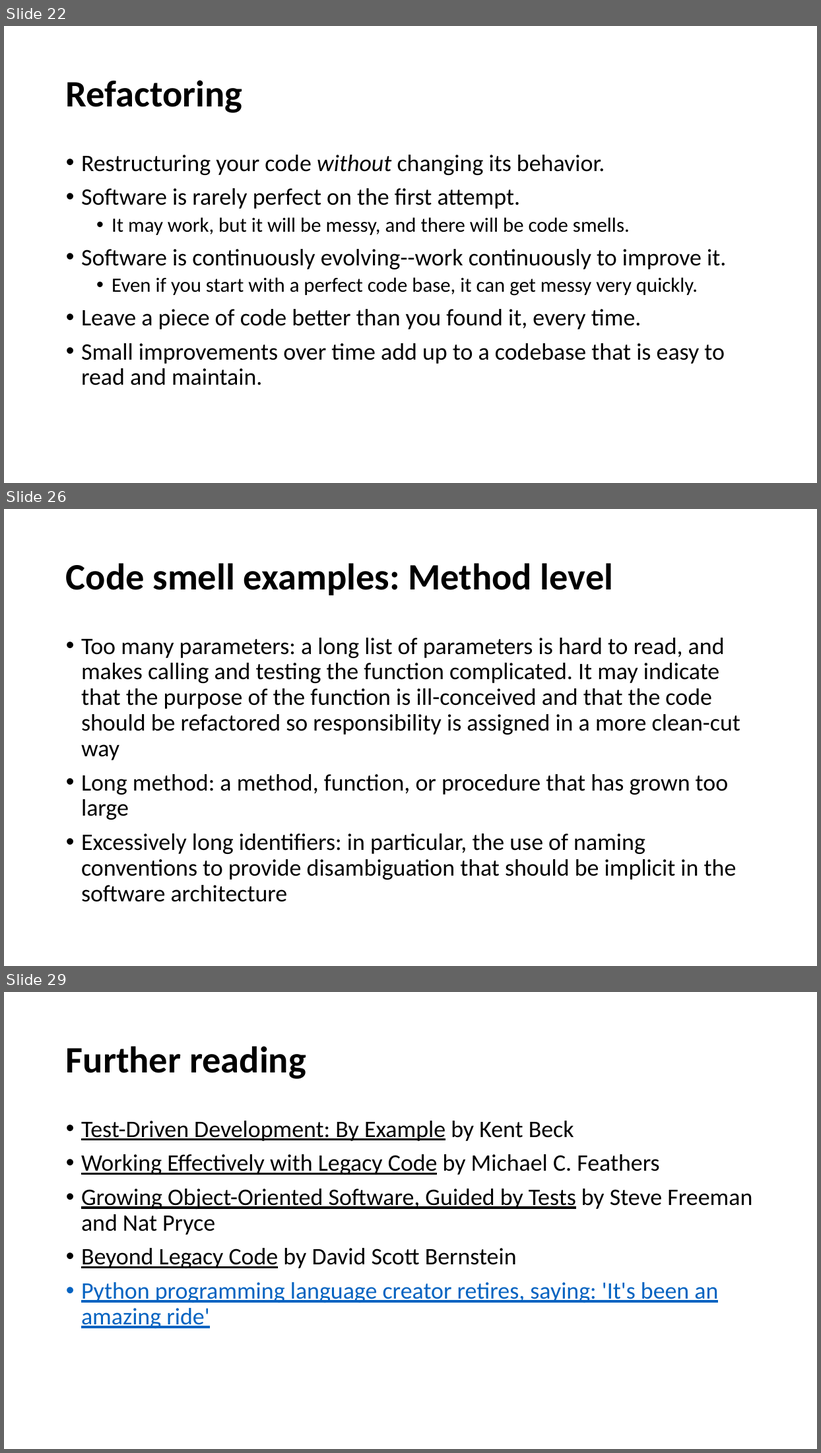
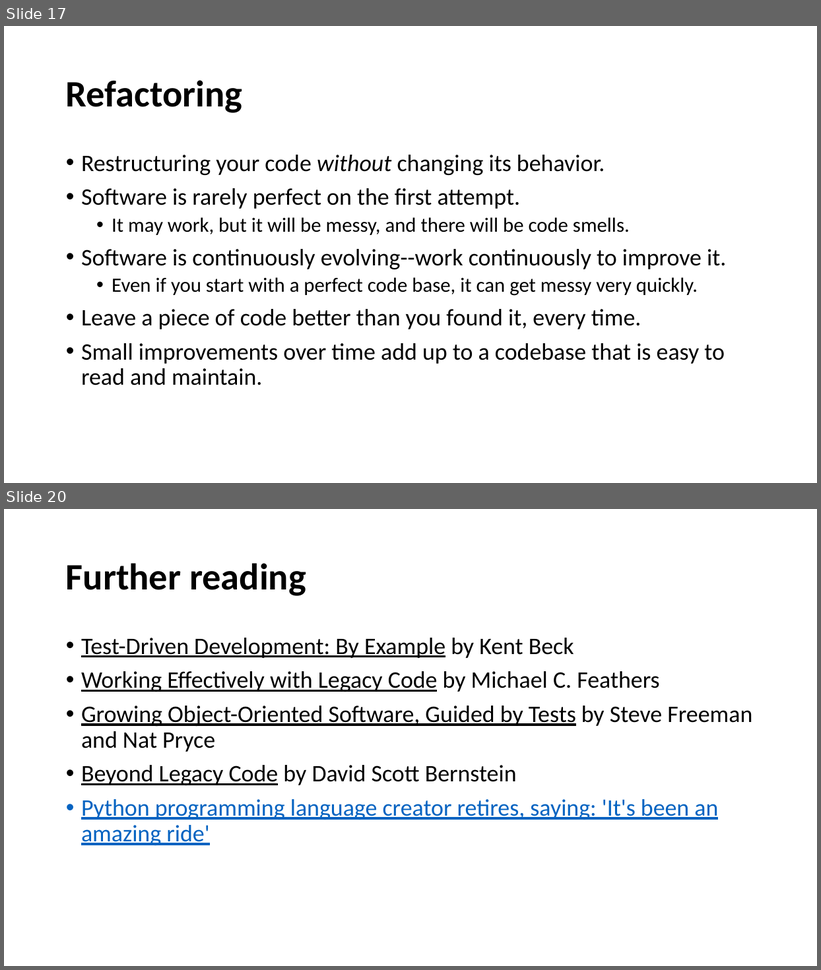
Before and after one commit to cebartling/test-driven, a slide deck: presentations/Introduction to Test-Driven Development.pptx. Shown one above the other, each under a label of ours: slides 22, 26 and 29 before the commit, slides 17 and 20 after it; the slides between them are not shown. The pictures are 821x1453 and 821x970 pixels, drawn with LibreOffice and Linux fonts; fonts in the diff are those of the drawing. Boxes give left, top, right and bottom in pixels: in the first picture for what was removed or moved away, otherwise in the second. Text is boxed around its words. In the diff, an @@ line names an element or a change of style, - is before the commit and + after.

```diff
--- a/presentations/Introduction to Test-Driven Development.pptx
+++ b/presentations/Introduction to Test-Driven Development.pptx
@@ slide 26 removed at [4, 509, 817, 966], background #FFFFFF @@
@@ title removed at [66, 563, 613, 595] @@
-Code smell examples: Method level
@@ text removed at [81, 638, 741, 902] @@
-• Too many parameters: a long list of parameters is hard to read, and makes calling and testing the function complicated. It may indicate that the purpose of the function is ill-conceived and that the code should be refactored so responsibility is assigned in a more clean-cut way
-• Long method: a method, function, or procedure that has grown too large
-• Excessively long identifiers: in particular, the use of naming conventions to provide disambiguation that should be implicit in the software architecture
@@ what was slide 22 is now slide 17 @@
@@ what was slide 29 is now slide 20 @@
```
Also in this commit, not shown: 6 slides changed, 1 slide added, 9 other slides removed, 1 other file.
